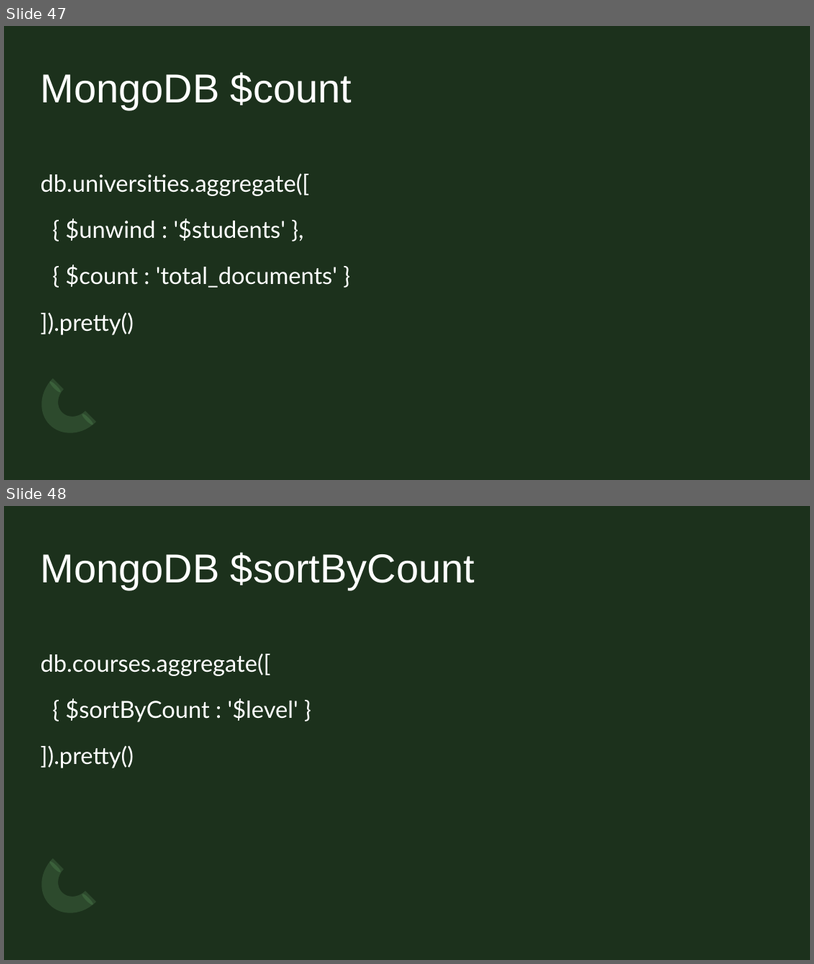
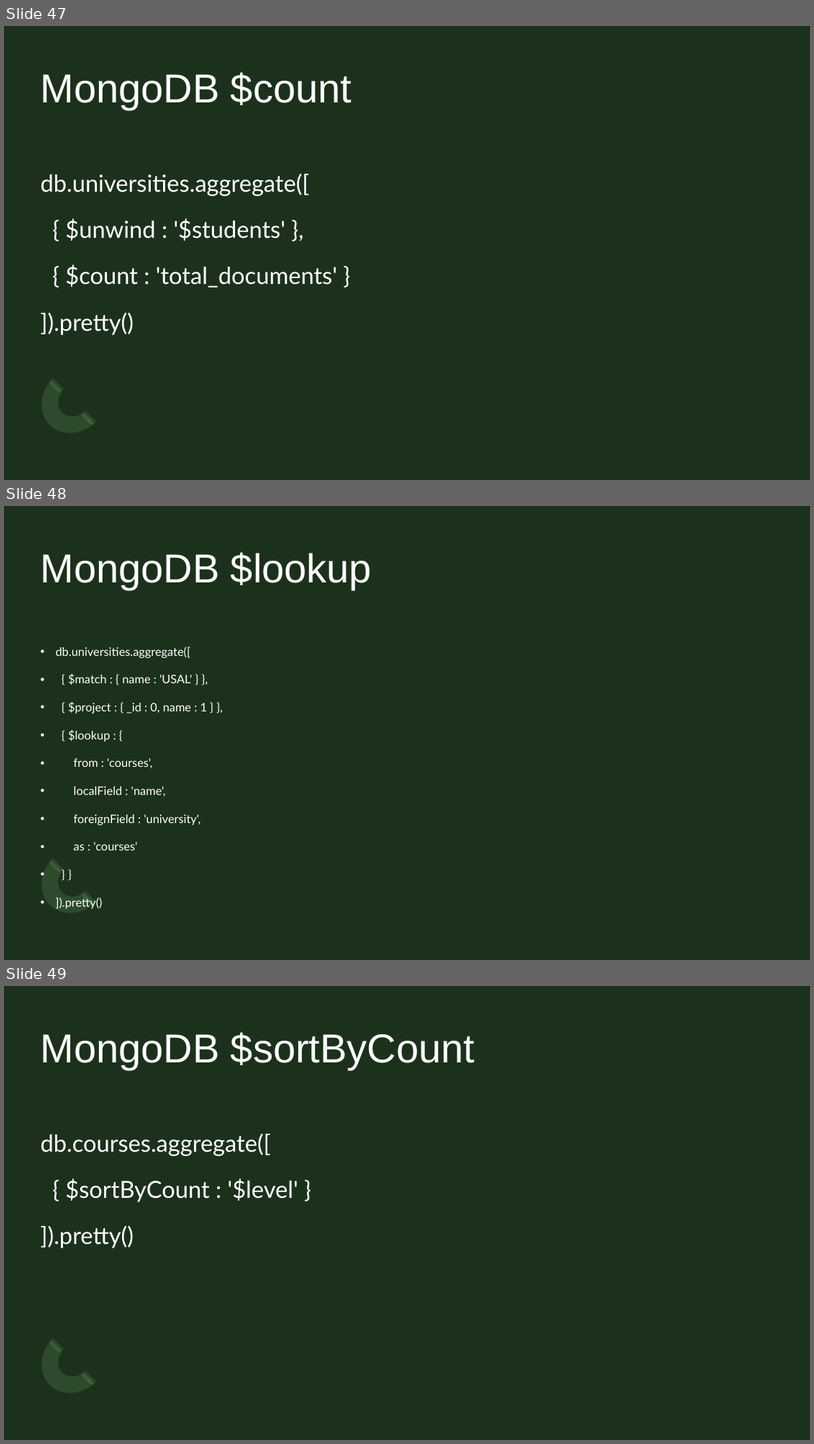
Before and after one commit to jorloicono/AF-BIGDATA-BI, a slide deck: PRESENTACIONES/Mongo DB.odp. Shown one above the other, each under a label of ours: slides 47 and 48 before the commit, slides 47, 48 and 49 after it. The pictures are 814x964 and 814x1444 pixels, drawn with LibreOffice and Linux fonts; fonts in the diff are those of the drawing. Boxes give left, top, right and bottom in pixels: in the first picture for what was removed or moved away, otherwise in the second. Text is boxed around its words. In the diff, an @@ line names an element or a change of style, - is before the commit and + after.

```diff
--- a/PRESENTACIONES/Mongo DB.odp
+++ b/PRESENTACIONES/Mongo DB.odp
@@ slide 48 added at <box>4,506,810,960</box>, background #1C311C; not listed: 3 template elements that a slide beside it also shows @@
@@ title added at <box>41,552,372,590</box>, 48 pt, text #FFFFFF @@
+MongoDB $lookup
@@ text added at <box>56,646,207,908</box>, 14 pt, text #FFFFFF @@
+• db.universities.aggregate([
+• { $match : { name : 'USAL' } },
+• { $project : { _id : 0, name : 1 } },
+• { $lookup : {
+• from : 'courses',
+• localField : 'name',
+• foreignField : 'university',
+• as : 'courses'
+• } }
+• ]).pretty()
@@ what was slide 48 is now slide 49 @@
```
Also in this commit, not shown: 3 slides changed, 2 other slides added.
